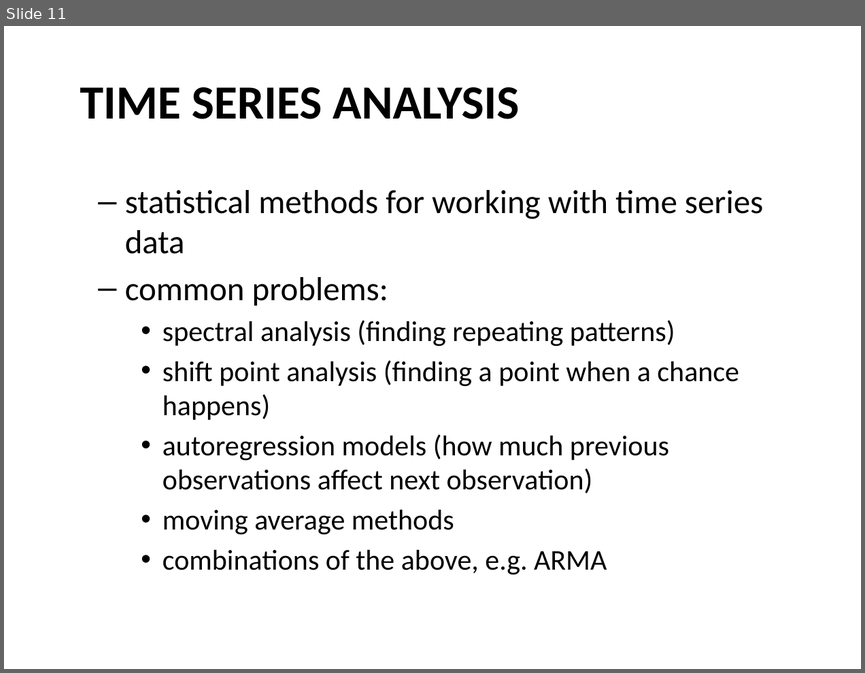
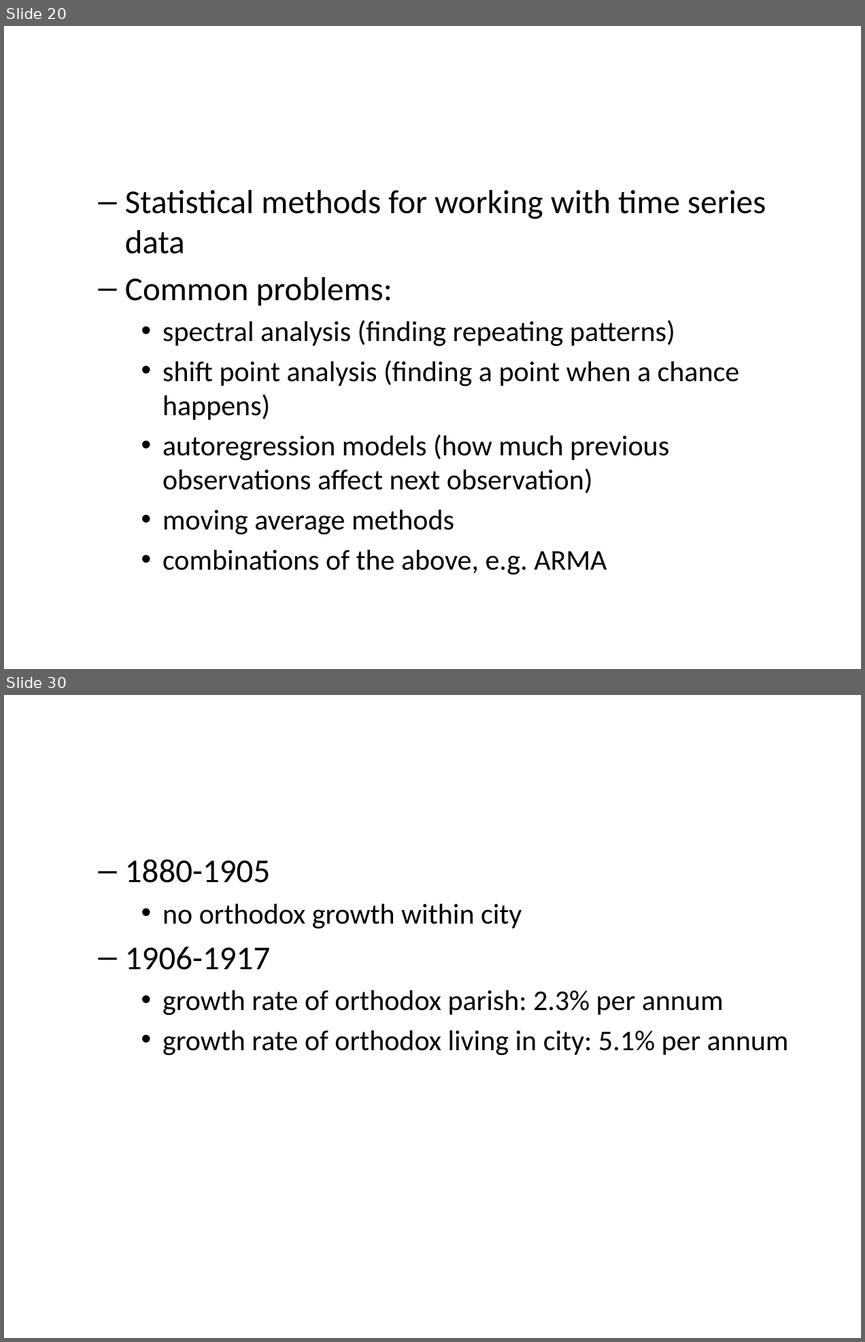
Before and after one commit to AnttiHaerkoenen/vyborg_orthodox, a slide deck: article/slides/slides-seminar-2021.pptx. Shown one above the other, each under a label of ours: slide 11 before the commit, slides 20 and 30 after it; the slides between them are not shown. The pictures are 865x673 and 865x1342 pixels, drawn with LibreOffice and Linux fonts; fonts in the diff are those of the drawing. Boxes give left, top, right and bottom in pixels: in the first picture for what was removed or moved away, otherwise in the second. Text is boxed around its words. In the diff, an @@ line names an element or a change of style, - is before the commit and + after.

```diff
--- a/article/slides/slides-seminar-2021.pptx
+++ b/article/slides/slides-seminar-2021.pptx
@@ slide 30 added at (4, 695, 861, 1338), background #FFFFFF @@
@@ text added at (125, 859, 789, 1055), 24 pt, text #000000 @@
+  – 1880-1905
+    • no orthodox growth within city
+  – 1906-1917
+    • growth rate of orthodox parish: 2.3% per annum
+    • growth rate of orthodox living in city: 5.1% per annum
@@ what was slide 11 is now slide 20 @@
@@ slide 20 changed as well @@
@@ text removed at (80, 87, 519, 119) @@
-TIME SERIES ANALYSIS
@@ text at (125, 190, 766, 305): text changed @@
-  – statistical methods for working with time series data
-  – common problems:
+  – Statistical methods for working with time series data
+  – Common problems:
```
Also in this commit, not shown: 9 other slides changed, 16 other slides added, 1 slide removed, 2 other files.
